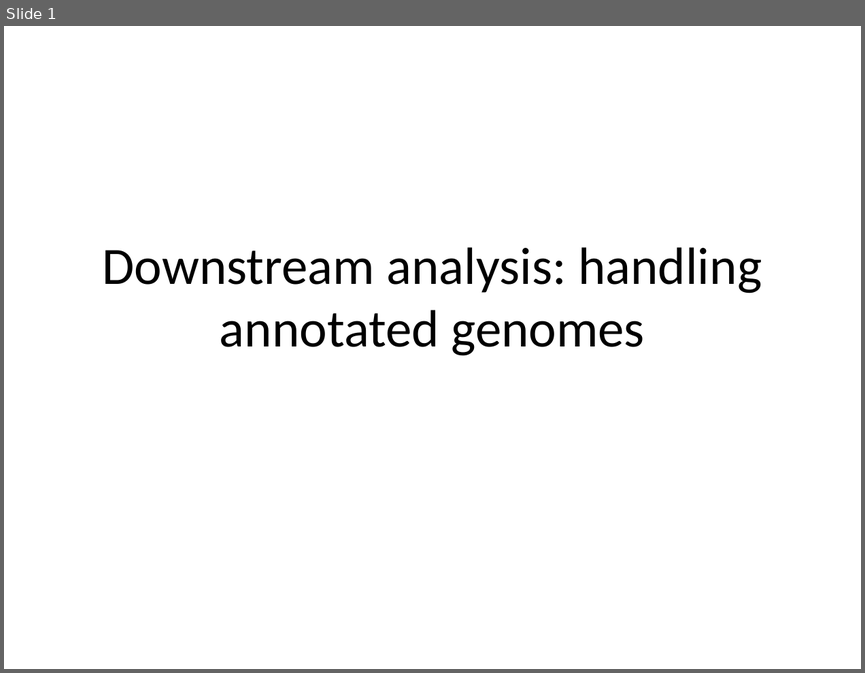
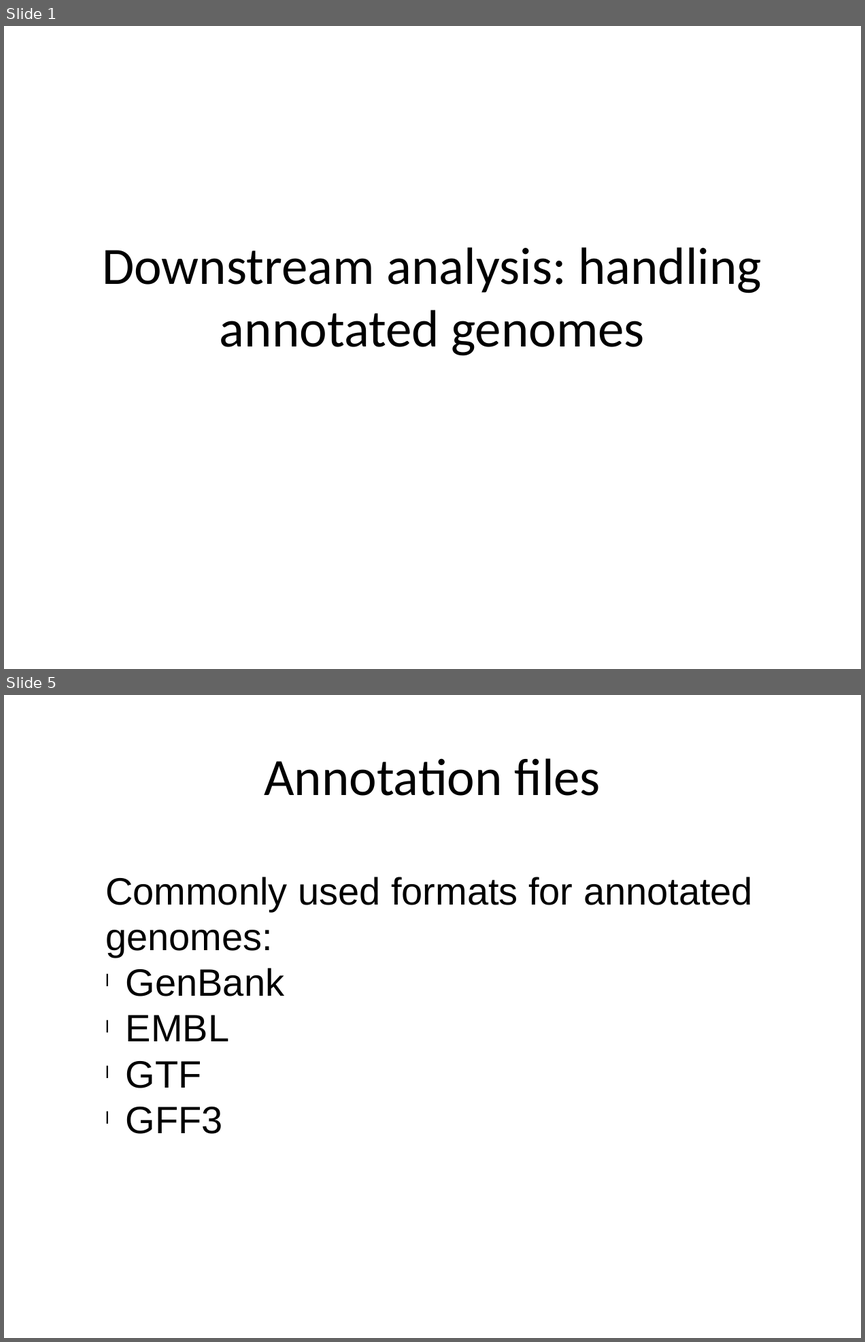
Before and after one commit to naturalis/arangs, a slide deck: doc/slides/day3/session1/GenomeAnnotation.pptx. Shown one above the other, each under a label of ours: slide 1 before the commit, slides 1 and 5 after it; the slides between them are not shown. The pictures are 865x673 and 865x1342 pixels, drawn with LibreOffice and Linux fonts; fonts in the diff are those of the drawing. Boxes give left, top, right and bottom in pixels: in the first picture for what was removed or moved away, otherwise in the second. Text is boxed around its words. In the diff, an @@ line names an element or a change of style, - is before the commit and + after.

```diff
--- a/doc/slides/day3/session1/GenomeAnnotation.pptx
+++ b/doc/slides/day3/session1/GenomeAnnotation.pptx
@@ slide 5 added at bbox=[4, 695, 861, 1338], background #FFFFFF @@
@@ text added at bbox=[264, 758, 600, 796], 44 pt, text #000000 @@
+Annotation files
@@ text added at bbox=[105, 877, 753, 1134], 32 pt, text #000000 @@
+Commonly used formats for annotated genomes:
+l GenBank
+l EMBL
+l GTF
+l GFF3
```
Also in this commit, not shown: 3 other slides added.
